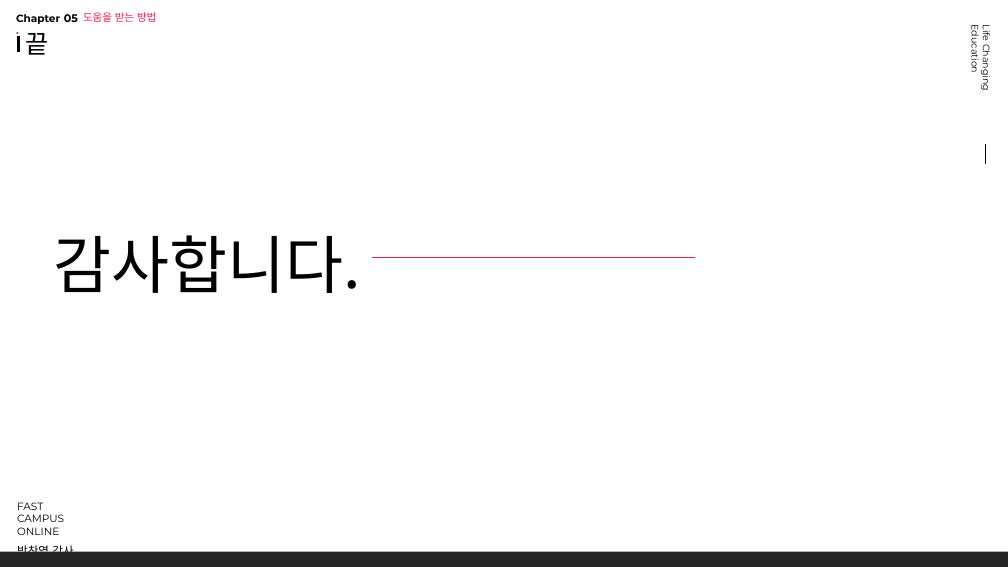
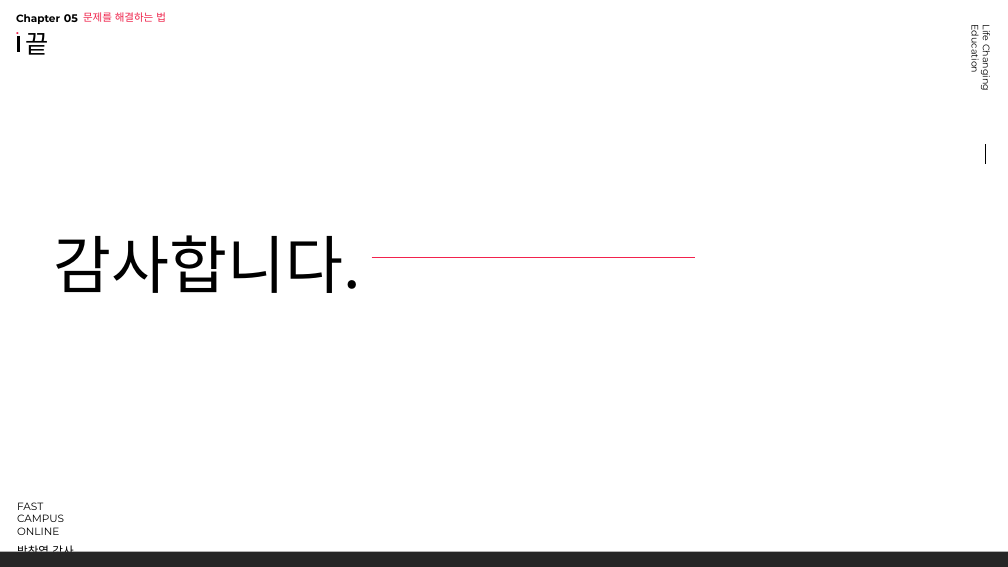
Before and after one commit to mrchypark/fcf-R-basic, a slide deck: slide 2 of slide/chapter05_01.pptx. Drawn at 1008x567 pixels with LibreOffice and Linux fonts; fonts in the diff are those of the drawing; background and template pictures are left out. Boxes give left, top, right and bottom in pixels: in the first picture for what was removed or moved away, otherwise in the second. Text is boxed around its words. In the diff, an @@ line names an element or a change of style, - is before the commit and + after.

```diff
--- a/slide/chapter05_01.pptx
+++ b/slide/chapter05_01.pptx
@@ text at (83,12,166,22): text changed @@
-도움을 받는 방법
+문제를 해결하는 법
```
Also in this commit, not shown: 1 other slide changed, 25 other files.
